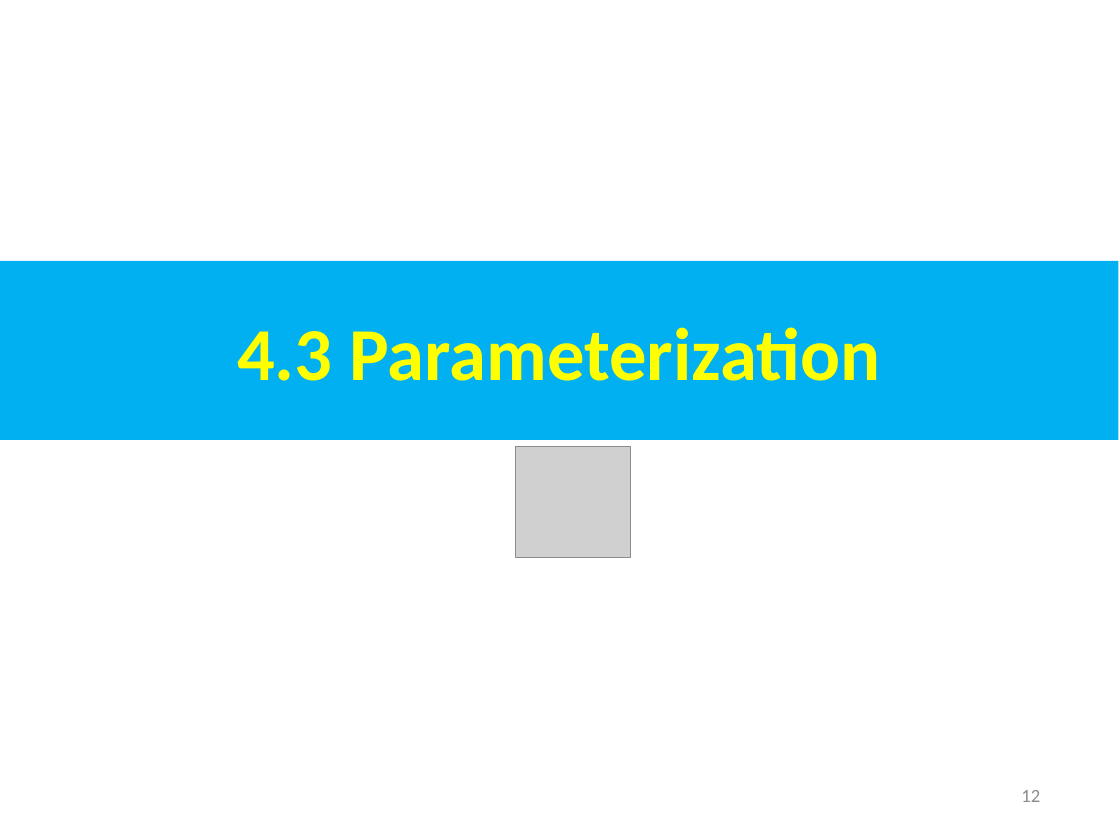
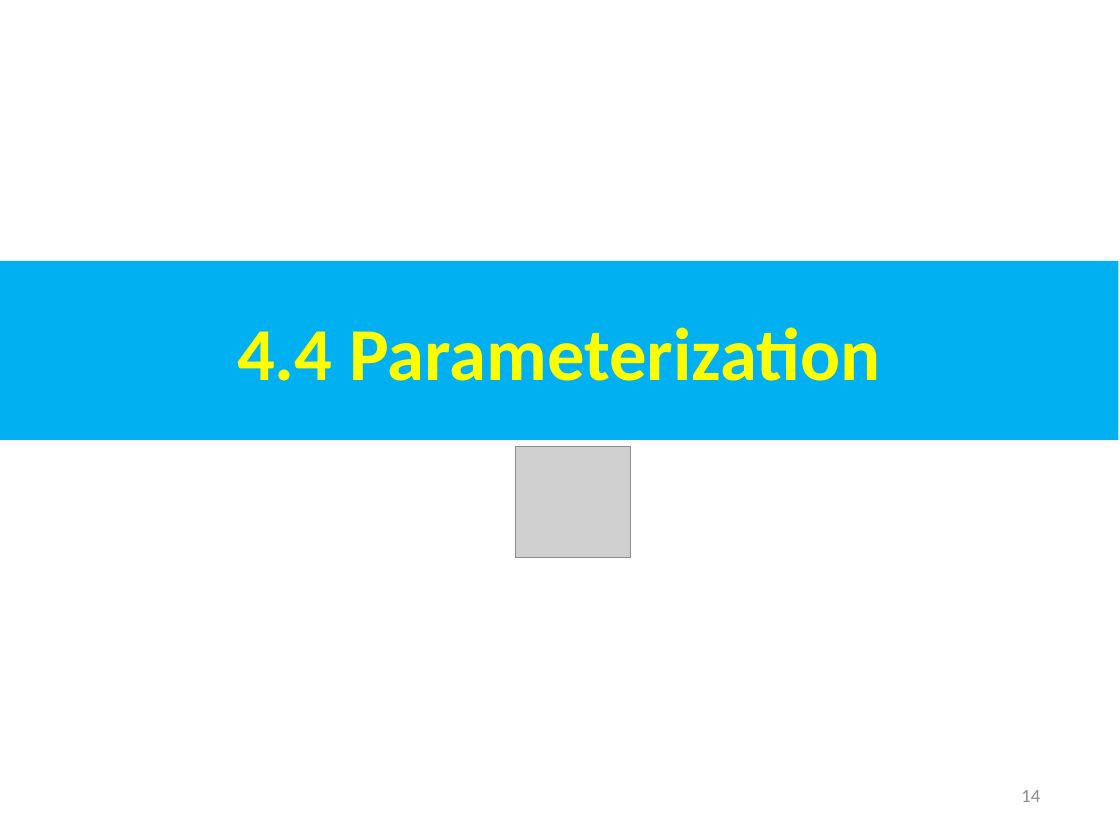
Before and after one commit to peterhchen/AIU_CS800_Chisel, a slide deck: slide 14 of 700_Dev_Guide/004_Module/000_Video/004_Module.ppt (slide 12 before the commit). Drawn at 1120x840 pixels with LibreOffice and Linux fonts; fonts in the diff are those of the drawing; grey boxes stand for pictures. Boxes give left, top, right and bottom in pixels: in the first picture for what was removed or moved away, otherwise in the second. Text is boxed around its words. In the diff, an @@ line names an element or a change of style, - is before the commit and + after.

```diff
--- a/700_Dev_Guide/004_Module/000_Video/004_Module.ppt
+++ b/700_Dev_Guide/004_Module/000_Video/004_Module.ppt
@@ text in rectangle at <box>237,327,881,381</box>: text changed @@
-4.3 Parameterization
+4.4 Parameterization
@@ page number at <box>1021,790,1040,802</box>: text changed @@
-12
+14
```
Also in this commit, not shown: 9 other slides changed, 14 slides added.
